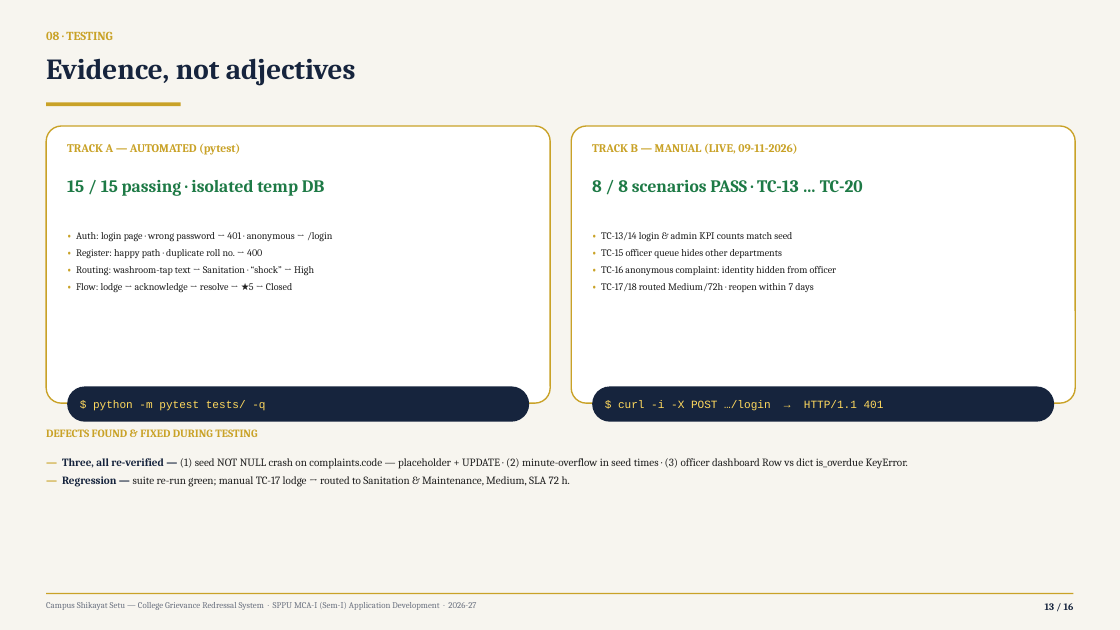
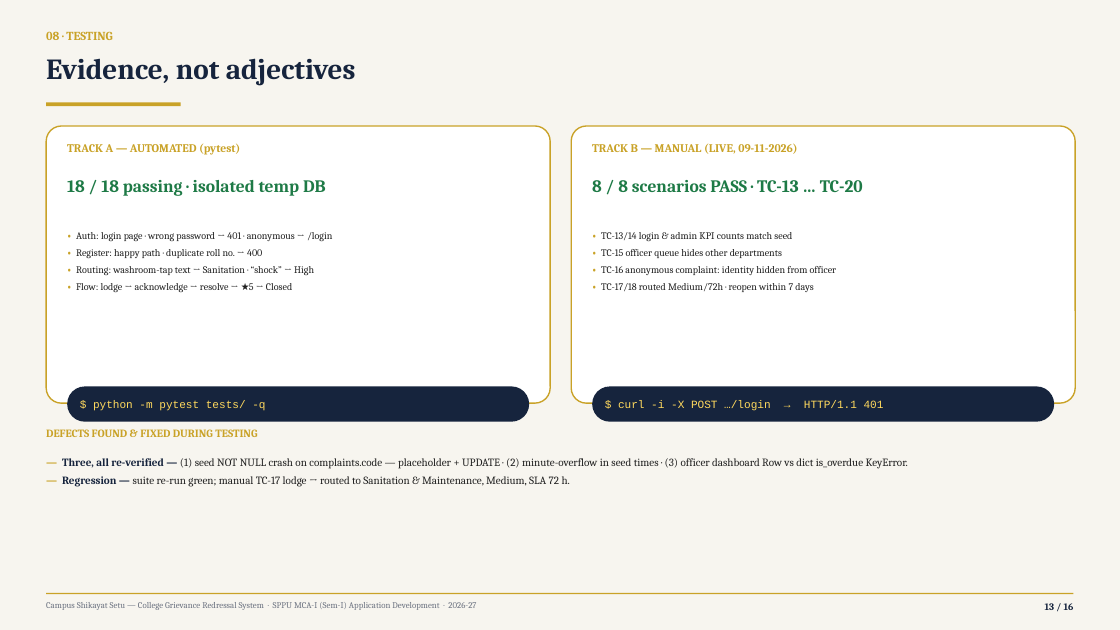
Before and after one commit to Yashwant-git392/Yashwant-git392, a slide deck: slide 13 of shikayat-setu/presentation/CampusShikayatSetu_MCA-Mini-Project_Review.pptx. Drawn at 1120x630 pixels with LibreOffice and Linux fonts; fonts in the diff are those of the drawing. Boxes give left, top, right and bottom in pixels: in the first picture for what was removed or moved away, otherwise in the second. Text is boxed around its words. In the diff, an @@ line names an element or a change of style, - is before the commit and + after.

```diff
--- a/shikayat-setu/presentation/CampusShikayatSetu_MCA-Mini-Project_Review.pptx
+++ b/shikayat-setu/presentation/CampusShikayatSetu_MCA-Mini-Project_Review.pptx
@@ text at (67,180,326,196): text changed @@
-15 / 15 passing · isolated temp DB
+18 / 18 passing · isolated temp DB
```
Also in this commit, not shown: 4 other slides changed, 15 other files.
